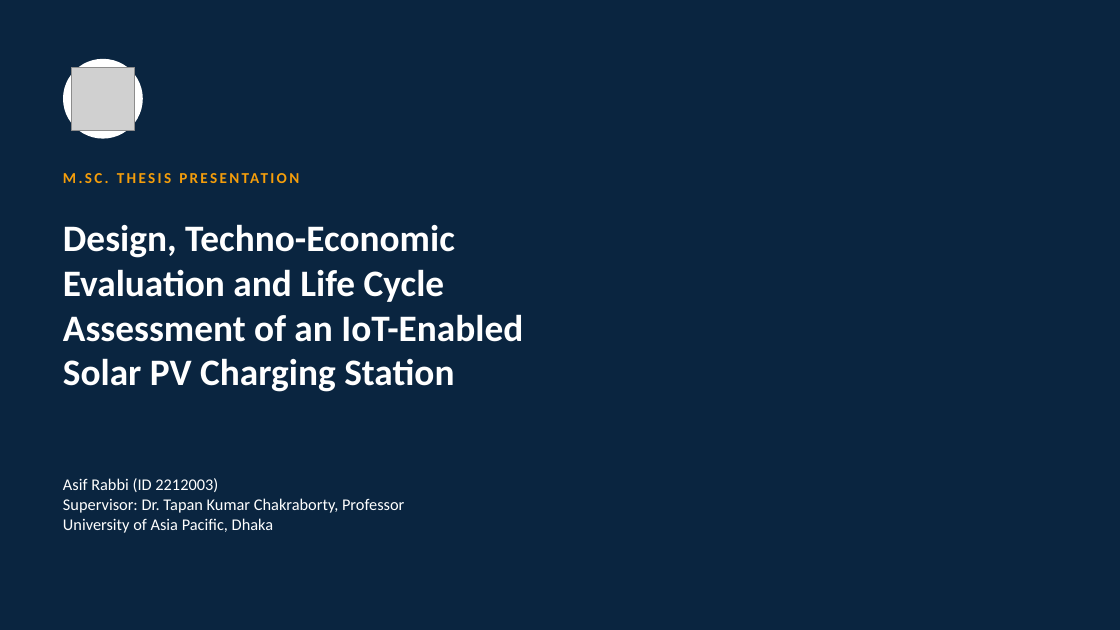
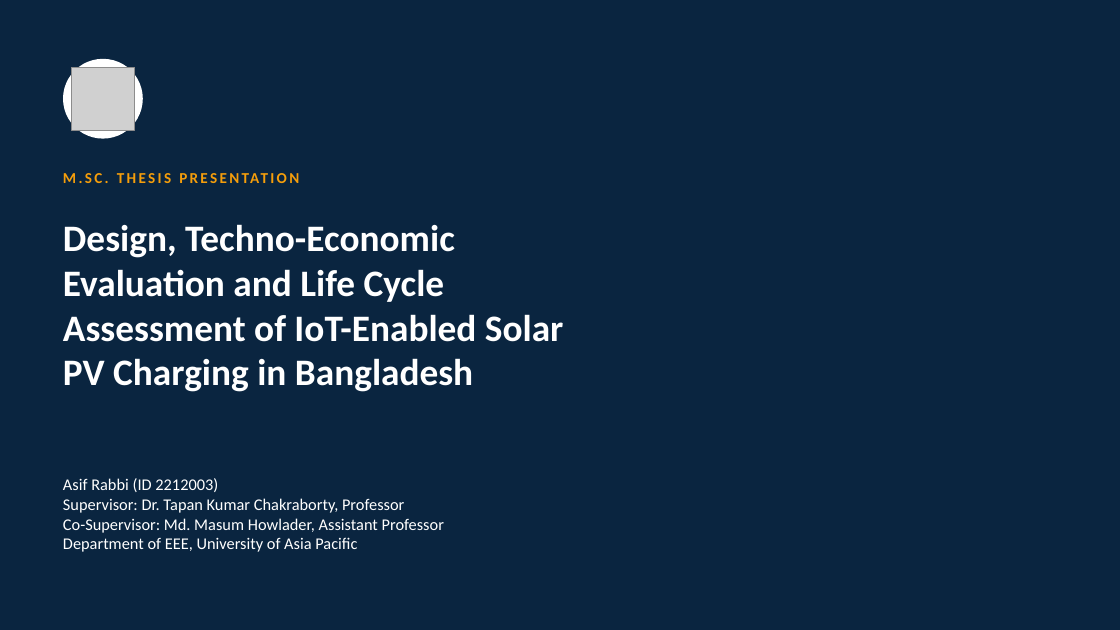
Before and after one commit to shariarmahir/Project-portfolio, a slide deck: slide 1 of public/downloads/presentation-iot-charging-infrastructure.pptx. Drawn at 1120x630 pixels with LibreOffice and Linux fonts; fonts in the diff are those of the drawing; grey boxes stand for pictures; background and template pictures are left out. Boxes give left, top, right and bottom in pixels: in the first picture for what was removed or moved away, otherwise in the second. Text is boxed around its words. In the diff, an @@ line names an element or a change of style, - is before the commit and + after.

```diff
--- a/public/downloads/presentation-iot-charging-infrastructure.pptx
+++ b/public/downloads/presentation-iot-charging-infrastructure.pptx
@@ text at (x1=63, y1=224, x2=564, y2=392): text changed @@
-Design, Techno-Economic Evaluation and Life Cycle Assessment of an IoT-Enabled Solar PV Charging Station
+Design, Techno-Economic Evaluation and Life Cycle Assessment of IoT-Enabled Solar PV Charging in Bangladesh
@@ text at (x1=63, y1=518, x2=444, y2=552): text changed @@
-University of Asia Pacific, Dhaka
+Co-Supervisor: Md. Masum Howlader, Assistant Professor
+Department of EEE, University of Asia Pacific
```
Also in this commit, not shown: 12 other slides changed, 10 slides added, 10 slides removed, 18 other files.
